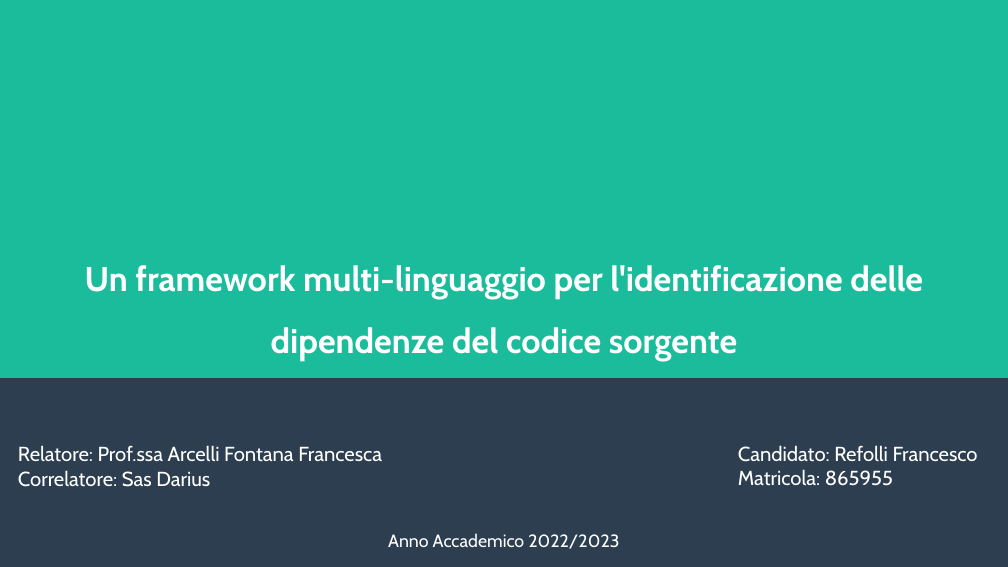
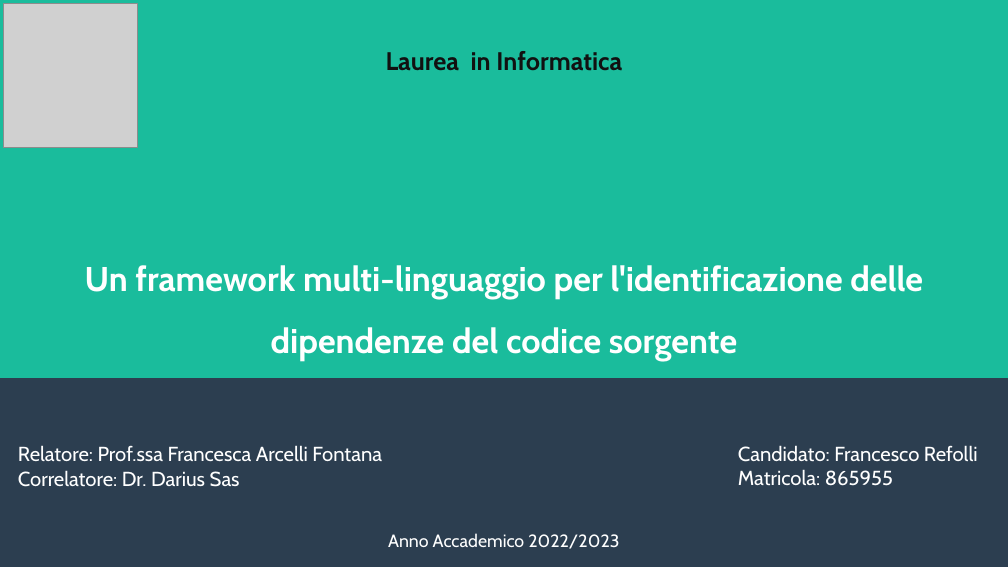
Before and after one commit to frefolli/skullian-thesis, a slide deck: slide 1 of slides.odp. Drawn at 1008x567 pixels with LibreOffice and Linux fonts; fonts in the diff are those of the drawing; grey boxes stand for pictures. Boxes give left, top, right and bottom in pixels: in the first picture for what was removed or moved away, otherwise in the second. Text is boxed around its words. In the diff, an @@ line names an element or a change of style, - is before the commit and + after.

```diff
--- a/slides.odp
+++ b/slides.odp
@@ picture added at (4,4,137,147) @@
@@ text added at (386,51,622,71), 20 pt, text #111111, bold @@
+Laurea in Informatica
@@ text at (18,445,382,487): text changed @@
-Relatore: Prof.ssa Arcelli Fontana Francesca
-Correlatore: Sas Darius
+Relatore: Prof.ssa Francesca Arcelli Fontana
+Correlatore: Dr. Darius Sas
@@ subtitle at (738,445,978,462): text changed @@
-Candidato: Refolli Francesco
+Candidato: Francesco Refolli
```
Also in this commit, not shown: 1 other slide changed, 4 slides added, 3 slides removed, 1 other file.
